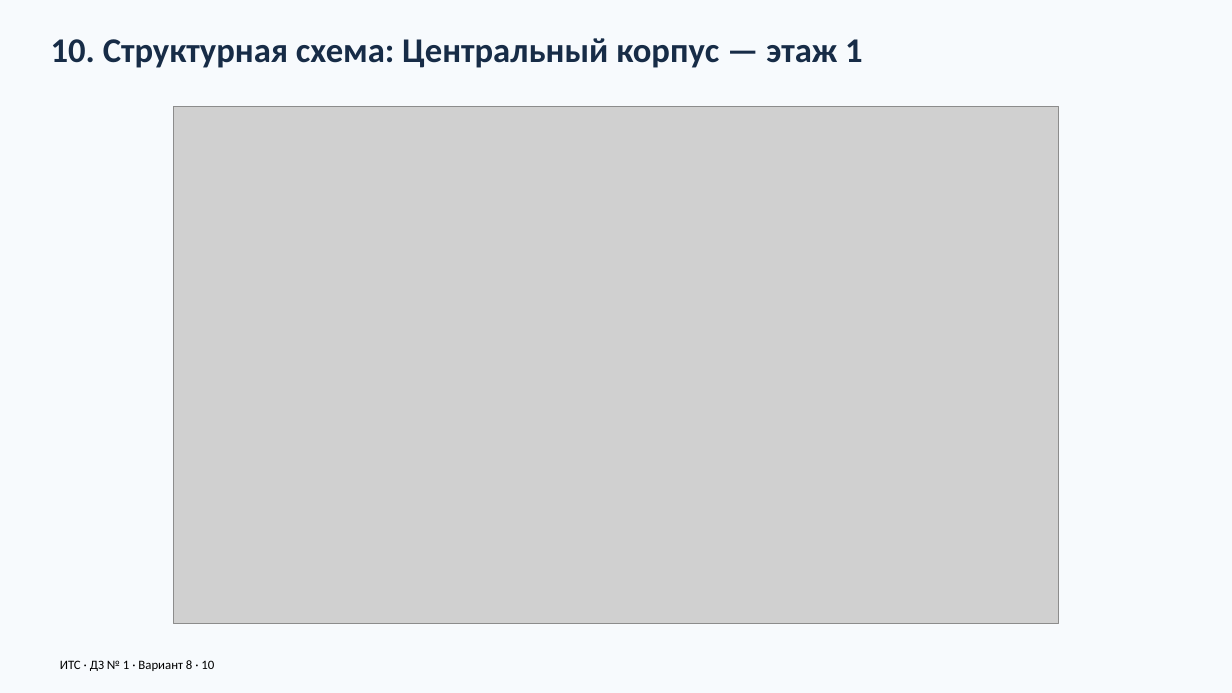
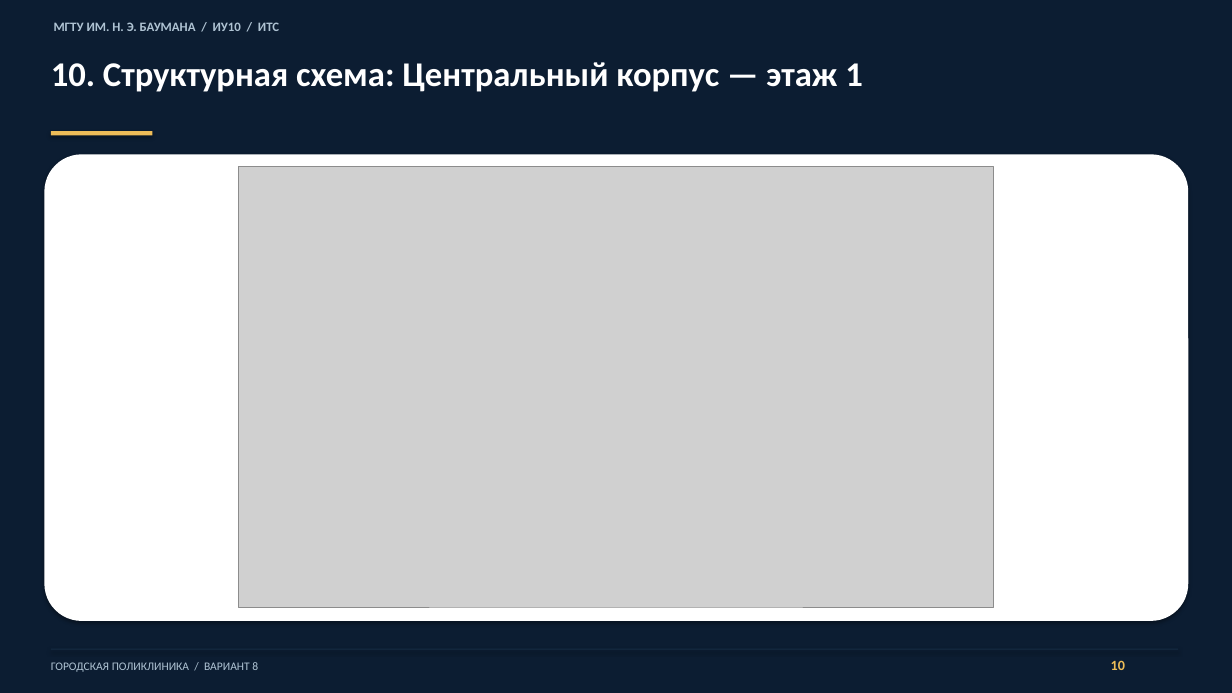
Before and after one commit to warofconnection/dz, a slide deck: slide 10 of docs/Презентация_вариант_8.pptx. Drawn at 1232x693 pixels with LibreOffice and Linux fonts; fonts in the diff are those of the drawing; grey boxes stand for pictures. Boxes give left, top, right and bottom in pixels: in the first picture for what was removed or moved away, otherwise in the second. Text is boxed around its words. In the diff, an @@ line names an element or a change of style, - is before the commit and + after.

Commit message:
Polish presentation design and neutral report wording with accepted estimate pricing

```diff
--- a/docs/Презентация_вариант_8.pptx
+++ b/docs/Презентация_вариант_8.pptx
@@ background #F7FAFD to #0C1D32 @@
@@ text added at (54,22,279,31), 10 pt, text #AFC3D3, bold @@
+МГТУ ИМ. Н. Э. БАУМАНА / ИУ10 / ИТС
@@ text "10. Структурная схема: Центральный корпус ...": place and size @@
-text "10. Структурная схема: Центральный корпус ..." at (51,38,863,68)
+text "10. Структурная схема: Центральный корпус ..." at (51,62,863,92)
@@ text "10. Структурная схема: Центральный корпус ..." at (51,62,863,92): text colour #172C47 to #FFFFFF @@
@@ rectangle added at (51,131,152,135), fill #EEBD58 @@
@@ rounded rectangle added at (44,154,1189,621), fill #FFFFFF @@
@@ picture: place and size @@
-picture at (173,106,1058,624)
+picture at (238,166,993,607)
@@ rectangle added at (51,649,1178,650), fill #162C44 @@
@@ text at (51,662,258,672): text changed; size 10 to 9 pt; text colour #000000 to #AFC3D3 @@
-ИТС · ДЗ № 1 · Вариант 8 · 10
+ГОРОДСКАЯ ПОЛИКЛИНИКА / ВАРИАНТ 8
@@ text added at (1111,660,1125,670), 11 pt, text #EEBD58, bold @@
+10
```
Also in this commit, not shown: 17 other slides changed, 7 other files.
